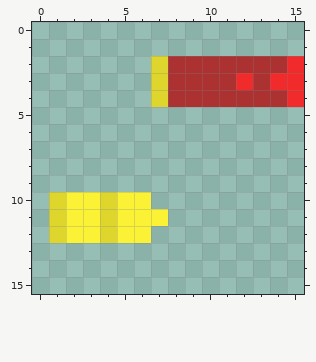
Pixel-art file -- Art/Pixel Art/ASE/Weapons/Bullets.ase. Above is the file before it was changed.
16x16 pixels, 1 frame. The old version is drawn lined up with the new one.
After:
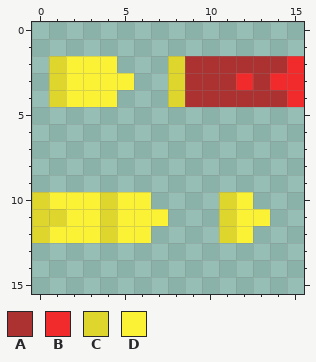
Palette (. is transparent): A #ac3232  B #f12b2b  C #ded62c  D #fbf236
Difference:
drawings rearranged on the sheet (the old picture shows each at its new place; 1 dropped ones are not shown)
y 2: x 1..4 .... -> CDDD; x 7..8 CA -> .C
y 3: x 1..5 ..... -> CDDDD; x 7..8 CA -> .C
y 4: x 1..4 .... -> CDDD; x 7..8 CA -> .C
y 10: x 0..1 .C -> CD; x 11..12 .. -> CD
y 11: x 0 . -> C; x 11..13 ... -> CDD
y 12: x 0..1 .C -> CD; x 11..12 .. -> CD
Changed places in both pictures, as pixel boxes (x1, y1, x2, y2):
changed: (49, 56, 185, 107)
changed: (32, 192, 66, 243)
added: (219, 192, 270, 243)
